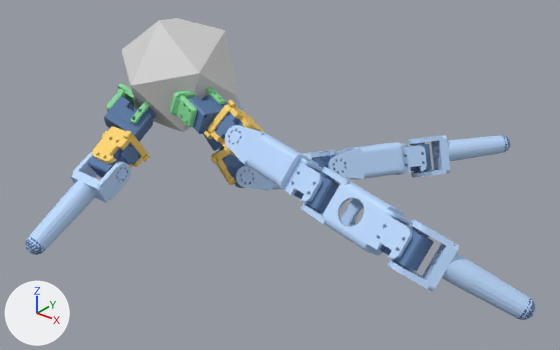
Before and after pictures for a commit that changed the glTF model models/g0_4422_1_fab.glb.
Before and after are seen from a 50 mm lens placed at (0.17, -1.113, 0.485), pointed at (-0.346, -0.469, 0.086). Arrows for +X, +Y and +Z are at lower left; the lights stay in place. The picture after the commit comes second.

Before the edit, the objects in view are built like this:
```python
ob_body = bpy.data.objects.new('body', None)
ob_body.parent = ob_mujoco_world_zup_to_yup
ob_body.location = (-0.512, -0.174, -0.462)
ob_body.rotation_euler = (0.00596, 2.515, -1.551)  # degrees (0.3, 144, -89)
ob_geom_motor_vis_1_2 = bpy.data.objects.new('geom_motor_vis_1_2', me_mesh_2)
ob_geom_motor_vis_1_2.parent = ob_seg_1_1
ob_geom_motor_vis_1_2.location = (0.0, -0.107, -0.00337)
ob_geom_motor_vis_1_2.rotation_euler = (-0.0385, 0.0, 3.142)  # degrees (-2.2, 0, 180)
ob_leg_0 = bpy.data.objects.new('leg_0', None)
ob_leg_0.parent = ob_mujoco_world_zup_to_yup
ob_leg_0.location = (-0.476, -0.122, -0.454)
ob_leg_0.rotation_euler = (-0.155, -0.611, 2.625)  # degrees (-8.9, -35, 150)
ob_leg_1 = bpy.data.objects.new('leg_1', None)
ob_leg_1.parent = ob_mujoco_world_zup_to_yup
ob_leg_1.location = (-0.453, -0.155, -0.475)
ob_leg_1.rotation_euler = (0.386, -0.967, 1.564)  # degrees (22, -55, 90)
ob_seg_0_1 = bpy.data.objects.new('seg_0_1', None)
ob_seg_0_1.parent = ob_mujoco_world_zup_to_yup
ob_seg_0_1.location = (-0.426, -0.0499, -0.442)
ob_seg_0_1.rotation_euler = (-1.275, -0.612, 2.625)  # degrees (-73, -35, 150)
ob_seg_0_2 = bpy.data.objects.new('seg_0_2', None)
ob_seg_0_2.parent = ob_mujoco_world_zup_to_yup
ob_seg_0_2.location = (-0.351, -0.0521, -0.348)
ob_seg_0_2.rotation_euler = (-1.287, -0.612, 2.625)  # degrees (-74, -35, 150)
ob_seg_0_3 = bpy.data.objects.new('seg_0_3', None)
ob_seg_0_3.parent = ob_mujoco_world_zup_to_yup
ob_seg_0_3.location = (-0.277, -0.0556, -0.254)
ob_seg_0_3.rotation_euler = (-2.184, -0.231, -1.922)  # degrees (-125, -13, -110)
ob_seg_1_1 = bpy.data.objects.new('seg_1_1', None)
ob_seg_1_1.parent = ob_mujoco_world_zup_to_yup
ob_seg_1_1.location = (-0.371, -0.128, -0.494)
ob_seg_1_1.rotation_euler = (0.193, -0.967, 1.564)  # degrees (11, -55, 90)
ob_seg_2_1 = bpy.data.objects.new('seg_2_1', None)
ob_seg_2_1.parent = ob_mujoco_world_zup_to_yup
ob_seg_2_1.location = (-0.567, -0.0916, -0.346)
ob_seg_2_1.rotation_euler = (-0.999, 0.299, -2.921)  # degrees (-57, 17, -167)
# also in view: 'geom_link_vis_0_3' at (-0.245, -0.21, 0.053); 'geom_link_vis_1_1' at (-0.318, -0.502, 0.119); 'geom_0' at (-0.512, -0.462, 0.174); 'geom_link_vis_3_0' at (-0.511, -0.57, 0.104); 'geom_link_vis_1_2' at (-0.202, -0.516, 0.101)
```
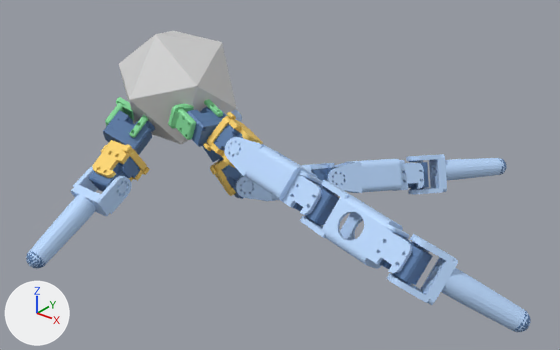
Not drawn themselves, but carrying or shaping drawn objects: ob_body, ob_seg_2_1, ob_leg_0, ob_seg_0_1, ob_seg_0_2, ob_seg_0_3, ob_leg_1, ob_seg_1_1, ob_seg_1_2, ob_seg_1_3, ob_leg_3, ob_seg_3_1.

What differs and where, as boxes (x1, y1, x2, y2) in the pictures (560 x 350 px):
'geom_0', moved, turned: before (121, 18, 239, 132); after (119, 31, 237, 144)
'geom_link_vis_1_2', moved, turned: before (301, 167, 425, 259); after (300, 180, 412, 274)
'geom_link_vis_1_3', moved, turned: before (387, 219, 535, 319); after (387, 234, 530, 332)
'geom_link_vis_1_1', moved, turned: before (225, 125, 337, 203); after (224, 137, 323, 215)
'geom_link_vis_3_1', moved, turned: before (26, 152, 131, 255); after (26, 167, 132, 268)
'geom_link_vis_0_2', moved, turned: before (328, 142, 427, 179); after (327, 159, 424, 193)
'geom_link_vis_0_3', moved, turned: before (408, 135, 510, 178); after (406, 154, 507, 194)
'geom_link_vis_3_0', moved, turned: before (92, 126, 150, 168); after (92, 140, 150, 181)
'geom_motor_vis_3_0', moved, turned: before (104, 96, 153, 142); after (103, 110, 152, 155)
'geom_motor_vis_1_3', moved, turned: before (380, 220, 434, 271); after (379, 234, 433, 285)
'geom_link_vis_1_0', moved, turned: before (204, 100, 264, 157); after (203, 112, 263, 168)
'geom_link_vis_0_1', moved, turned: before (236, 150, 336, 191); after (236, 163, 335, 201)
'geom_rootmount_1', moved, turned: before (169, 87, 225, 127); after (168, 99, 223, 140)
'geom_motor_vis_3_1', moved, turned: before (89, 143, 141, 178); after (89, 156, 140, 192)
'geom_motor_vis_1_0', moved, turned: before (188, 96, 228, 134); after (187, 108, 227, 147)
'geom_motor_vis_1_2', moved, turned: before (294, 168, 340, 214); after (293, 181, 339, 226)
'geom_rootmount_3', moved, turned: before (106, 83, 150, 124); after (105, 97, 148, 138)
'geom_link_vis_0_0', moved, turned: before (210, 149, 236, 185); after (210, 159, 236, 196)
'geom_motor_vis_1_1', moved, turned: before (215, 112, 245, 139); after (214, 124, 244, 151)
'geom_motor_vis_0_1', moved, turned: before (222, 154, 250, 188); after (222, 165, 250, 199)
'geom_motor_vis_0_3', moved, turned: before (405, 142, 432, 173); after (402, 160, 429, 190)
'geom_motor_vis_0_2', moved, turned (mostly hidden): before (312, 154, 345, 174); after (311, 167, 344, 186)
'geom_foot_vis_3', moved, turned: before (25, 237, 45, 255); after (26, 251, 46, 269)
'geom_motor_vis_0_0', moved, turned (mostly hidden): before (203, 134, 224, 151); after (203, 146, 223, 162)
'geom_foot_vis_1', moved, turned: before (517, 298, 535, 320); after (514, 311, 531, 332)
'geom_link_vis_2_1', moved (mostly hidden): before (233, 99, 243, 111); after (231, 110, 242, 122)
'geom_joint_vis_3_0', moved, turned: before (146, 108, 157, 119); after (145, 121, 155, 132)
'geom_foot_vis_0', moved, turned: before (500, 135, 510, 153); after (499, 158, 506, 175)
'geom_joint_vis_1_0', moved, turned (mostly hidden): before (202, 95, 210, 101); after (200, 107, 208, 113)

Patch to the scene script:
```diff
--- a/models/g0_4422_1_fab.glb.py
+++ b/models/g0_4422_1_fab.glb.py
@@ ob_body @@
 ob_body.parent = ob_mujoco_world_zup_to_yup
-ob_body.location = (-0.512, -0.174, -0.462)
-ob_body.rotation_euler = (0.00596, 2.515, -1.551)  # degrees (0.3, 144, -89)
+ob_body.location = (-0.514, -0.159, -0.466)
+ob_body.rotation_euler = (-0.0129, 2.525, -1.576)  # degrees (-0.7, 145, -90)
@@ ob_seg_2_1 @@
 ob_seg_2_1.parent = ob_mujoco_world_zup_to_yup
-ob_seg_2_1.location = (-0.567, -0.0916, -0.346)
+ob_seg_2_1.location = (-0.569, -0.0764, -0.35)
 ob_seg_2_1.rotation_euler = (-0.999, 0.299, -2.921)  # degrees (-57, 17, -167)
@@ ob_leg_0 @@
 ob_leg_0.parent = ob_mujoco_world_zup_to_yup
-ob_leg_0.location = (-0.476, -0.122, -0.454)
-ob_leg_0.rotation_euler = (-0.155, -0.611, 2.625)  # degrees (-8.9, -35, 150)
+ob_leg_0.location = (-0.477, -0.107, -0.457)
+ob_leg_0.rotation_euler = (-0.173, -0.586, 2.619)  # degrees (-10, -34, 150)
@@ ob_seg_0_1 @@
 ob_seg_0_1.parent = ob_mujoco_world_zup_to_yup
-ob_seg_0_1.location = (-0.426, -0.0499, -0.442)
-ob_seg_0_1.rotation_euler = (-1.275, -0.612, 2.625)  # degrees (-73, -35, 150)
+ob_seg_0_1.location = (-0.426, -0.0356, -0.444)
+ob_seg_0_1.rotation_euler = (-1.246, -0.586, 2.619)  # degrees (-71, -34, 150)
@@ ob_seg_0_2 @@
 ob_seg_0_2.parent = ob_mujoco_world_zup_to_yup
-ob_seg_0_2.location = (-0.351, -0.0521, -0.348)
-ob_seg_0_2.rotation_euler = (-1.287, -0.612, 2.625)  # degrees (-74, -35, 150)
+ob_seg_0_2.location = (-0.352, -0.0338, -0.349)
+ob_seg_0_2.rotation_euler = (-1.226, -0.586, 2.619)  # degrees (-70, -34, 150)
@@ ob_seg_0_3 @@
 ob_seg_0_3.parent = ob_mujoco_world_zup_to_yup
-ob_seg_0_3.location = (-0.277, -0.0556, -0.254)
-ob_seg_0_3.rotation_euler = (-2.184, -0.231, -1.922)  # degrees (-125, -13, -110)
+ob_seg_0_3.location = (-0.278, -0.0297, -0.255)
+ob_seg_0_3.rotation_euler = (-2.168, -0.286, -1.897)  # degrees (-124, -16, -109)
@@ ob_leg_1 @@
 ob_leg_1.parent = ob_mujoco_world_zup_to_yup
-ob_leg_1.location = (-0.453, -0.155, -0.475)
-ob_leg_1.rotation_euler = (0.386, -0.967, 1.564)  # degrees (22, -55, 90)
+ob_leg_1.location = (-0.454, -0.14, -0.478)
+ob_leg_1.rotation_euler = (0.35, -0.961, 1.584)  # degrees (20, -55, 91)
@@ ob_seg_1_1 @@
 ob_seg_1_1.parent = ob_mujoco_world_zup_to_yup
-ob_seg_1_1.location = (-0.371, -0.128, -0.494)
-ob_seg_1_1.rotation_euler = (0.193, -0.967, 1.564)  # degrees (11, -55, 90)
+ob_seg_1_1.location = (-0.371, -0.114, -0.496)
+ob_seg_1_1.rotation_euler = (0.179, -0.961, 1.584)  # degrees (10, -55, 91)
@@ ob_seg_1_2 @@
 ob_seg_1_2.parent = ob_mujoco_world_zup_to_yup
-ob_seg_1_2.location = (-0.253, -0.11, -0.507)
-ob_seg_1_2.rotation_euler = (-0.156, -2.551, 1.796)  # degrees (-8.9, -146, 103)
+ob_seg_1_2.location = (-0.253, -0.0947, -0.508)
+ob_seg_1_2.rotation_euler = (-0.129, -2.543, 1.802)  # degrees (-7.4, -146, 103)
@@ ob_seg_1_3 @@
 ob_seg_1_3.parent = ob_mujoco_world_zup_to_yup
-ob_seg_1_3.location = (-0.135, -0.0935, -0.523)
-ob_seg_1_3.rotation_euler = (-2.69, -0.591, -1.345)  # degrees (-154, -34, -77)
+ob_seg_1_3.location = (-0.135, -0.076, -0.521)
+ob_seg_1_3.rotation_euler = (-2.637, -0.598, -1.34)  # degrees (-151, -34, -77)
@@ ob_leg_3 @@
 ob_leg_3.parent = ob_mujoco_world_zup_to_yup
-ob_leg_3.location = (-0.513, -0.14, -0.515)
-ob_leg_3.rotation_euler = (0.992, 0.00477, -3.111)  # degrees (57, 0.3, -178)
+ob_leg_3.location = (-0.513, -0.123, -0.519)
+ob_leg_3.rotation_euler = (0.982, 0.0203, -3.124)  # degrees (56, 1.2, -179)
@@ ob_seg_3_1 @@
 ob_seg_3_1.parent = ob_mujoco_world_zup_to_yup
-ob_seg_3_1.location = (-0.514, -0.0908, -0.589)
-ob_seg_3_1.rotation_euler = (1.077, 0.00468, -3.111)  # degrees (62, 0.3, -178)
+ob_seg_3_1.location = (-0.512, -0.0738, -0.593)
+ob_seg_3_1.rotation_euler = (1.099, 0.0203, -3.124)  # degrees (63, 1.2, -179)
```
